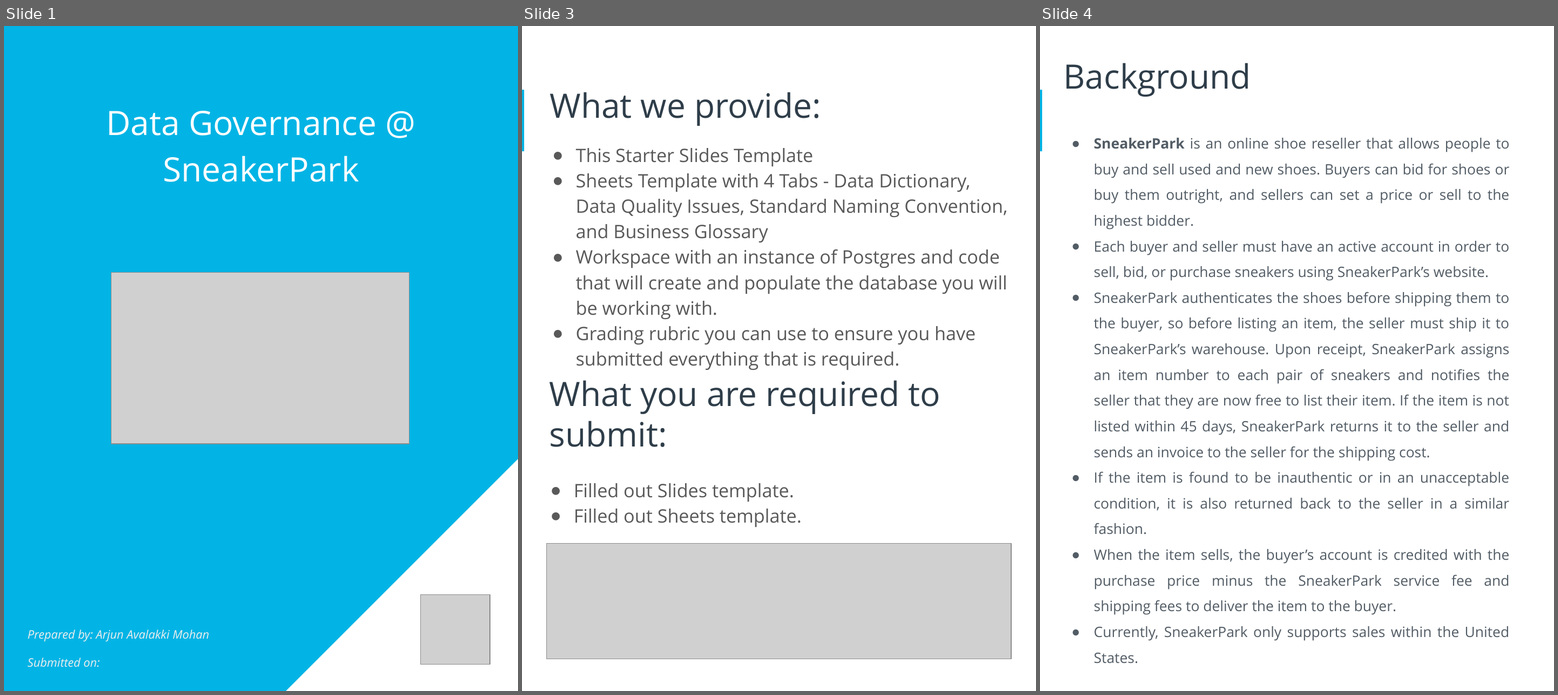
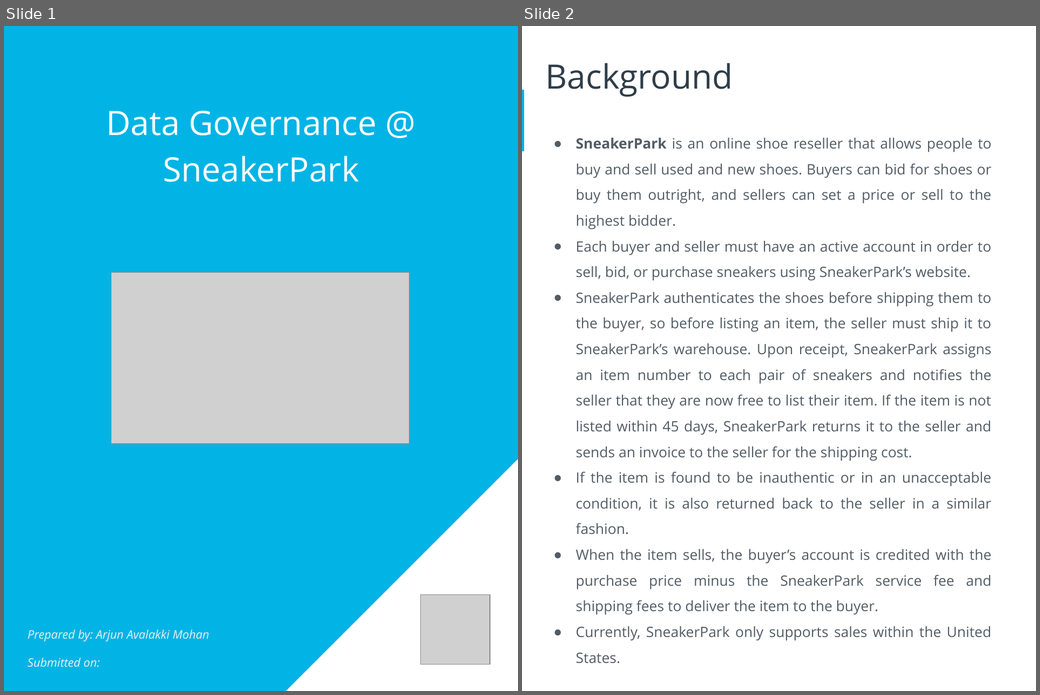
Before and after one commit to SwimLane2/udacity-ai-masters, a slide deck: Modules/03-Data-Architect/projects/Project 4 - SneakerPark Data Governance/report/sneakerpark_data_governance.pptx. Shown side by side, each under a label of ours: slides 1, 3 and 4 before the commit, slides 1 and 2 after it; the slides between them are not shown. The pictures are 1558x695 and 1040x695 pixels, drawn with LibreOffice and Linux fonts; fonts in the diff are those of the drawing; grey boxes stand for pictures; background and template pictures are left out. Boxes give left, top, right and bottom in pixels: in the first picture for what was removed or moved away, otherwise in the second. Text is boxed around its words. In the diff, an @@ line names an element or a change of style, - is before the commit and + after.

```diff
--- a/Modules/03-Data-Architect/projects/Project 4 - SneakerPark Data Governance/report/sneakerpark_data_governance.pptx
+++ b/Modules/03-Data-Architect/projects/Project 4 - SneakerPark Data Governance/report/sneakerpark_data_governance.pptx
@@ slide 3 removed at (522, 26, 1036, 691), background #FFFFFF; not listed: 1 template element that a slide beside it also shows @@
@@ text removed at (550, 92, 821, 126) @@
-What we provide:
@@ text removed at (576, 148, 1007, 370) @@
-● This Starter Slides Template
-● Sheets Template with 4 Tabs - Data Dictionary, Data Quality Issues, Standard Naming Convention, and Business Glossary
-● Workspace with an instance of Postgres and code that will create and populate the database you will be working with.
-● Grading rubric you can use to ensure you have submitted everything that is required.
@@ title removed at (550, 380, 941, 447) @@
-What you are required to submit:
@@ text removed at (574, 483, 802, 527) @@
-● Filled out Slides template.
-● Filled out Sheets template.
@@ picture removed at (547, 544, 1011, 659) @@
@@ text removed at (624, 542, 931, 594) @@
-Remove this slide
@@ what was slide 4 is now slide 2 @@
```
Also in this commit, not shown: 3 slides changed, 3 slides added, 6 other slides removed, 1 other file.
